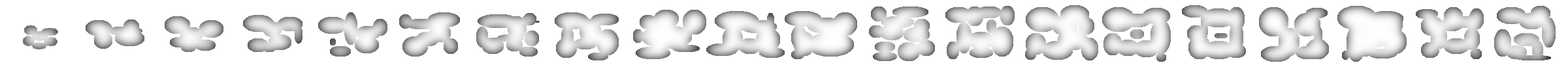
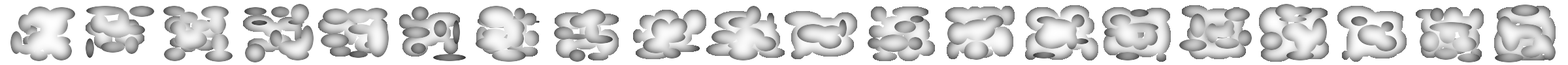
Before/after of a 1568 × 65 layered artwork. What changed in the layer stack:
added layer "shadow 2" above "background2" over [10, 3, 1556, 63]
added layer "background2" above "3D" over [10, 3, 1556, 63]
